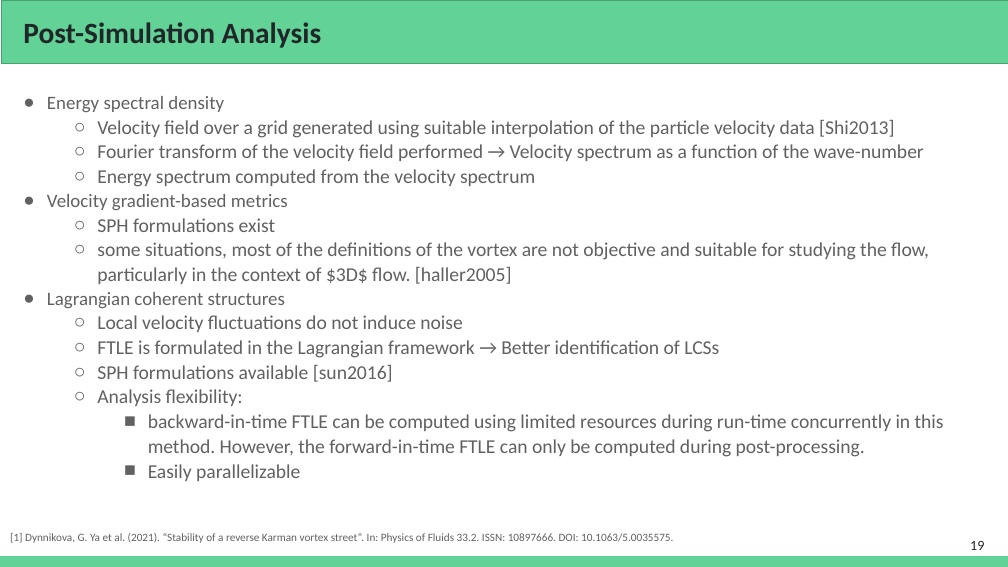
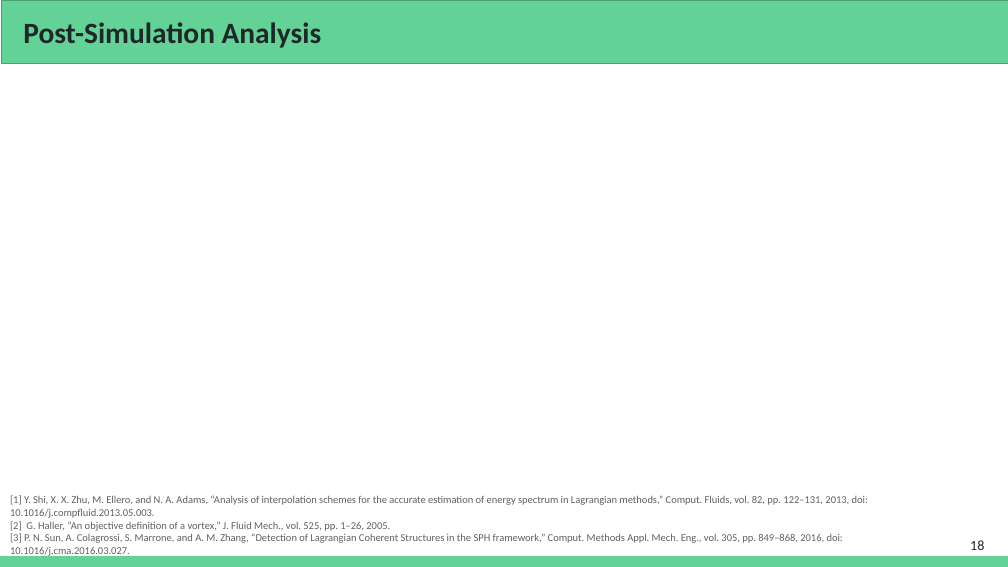
Before and after one commit to Prajwal-Prathiksh/ddp-thesis, a slide deck: slide 18 of report/DDP Stage I - 2022.pptx (slide 19 before the commit). Drawn at 1008x567 pixels with LibreOffice and Linux fonts; fonts in the diff are those of the drawing; grey boxes stand for pictures. Boxes give left, top, right and bottom in pixels: in the first picture for what was removed or moved away, otherwise in the second. Text is boxed around its words. In the diff, an @@ line names an element or a change of style, - is before the commit and + after.

```diff
--- a/report/DDP Stage I - 2022.pptx
+++ b/report/DDP Stage I - 2022.pptx
@@ text removed at <box>47,96,944,481</box> @@
-● Energy spectral density
-  ○ Velocity field over a grid generated using suitable interpolation of the particle velocity data [Shi2013]
-  ○ Fourier transform of the velocity field performed → Velocity spectrum as a function of the wave-number
-  ○ Energy spectrum computed from the velocity spectrum
-● Velocity gradient-based metrics
-  ○ SPH formulations exist
-  ○ some situations, most of the definitions of the vortex are not objective and suitable for studying the flow, particularly in the context of $3D$ flow. [haller2005]
-● Lagrangian coherent structures
-  ○ Local velocity fluctuations do not induce noise
-  ○ FTLE is formulated in the Lagrangian framework → Better identification of LCSs
-  ○ SPH formulations available [sun2016]
-  ○ Analysis flexibility:
-    ■ backward-in-time FTLE can be computed using limited resources during run-time concurrently in this method. However, the forward-in-time FTLE can only be computed during post-processing.
-    ■ Easily parallelizable
@@ text at <box>10,495,868,557</box>: text changed; size 10.7 to 10 pt @@
-[1] Dynnikova, G. Ya et al. (2021). “Stability of a reverse Karman vortex street”. In: Physics of Fluids 33.2. ISSN: 10897666. DOI: 10.1063/5.0035575.
+[1] Y. Shi, X. X. Zhu, M. Ellero, and N. A. Adams, “Analysis of interpolation schemes for the accurate estimation of energy spectrum in Lagrangian methods,” Comput. Fluids, vol. 82, pp. 122–131, 2013, doi: 10.1016/j.compfluid.2013.05.003.
+[2] G. Haller, “An objective definition of a vortex,” J. Fluid Mech., vol. 525, pp. 1–26, 2005.
+[3] P. N. Sun, A. Colagrossi, S. Marrone, and A. M. Zhang, “Detection of Lagrangian Coherent Structures in the SPH framework,” Comput. Methods Appl. Mech. Eng., vol. 305, pp. 849–868, 2016, doi: 10.1016/j.cma.2016.03.027.
@@ page number at <box>970,540,984,550</box>: text changed @@
-19
+18
```
Also in this commit, not shown: 4 other slides changed, 3 slides added, 7 slides removed.
